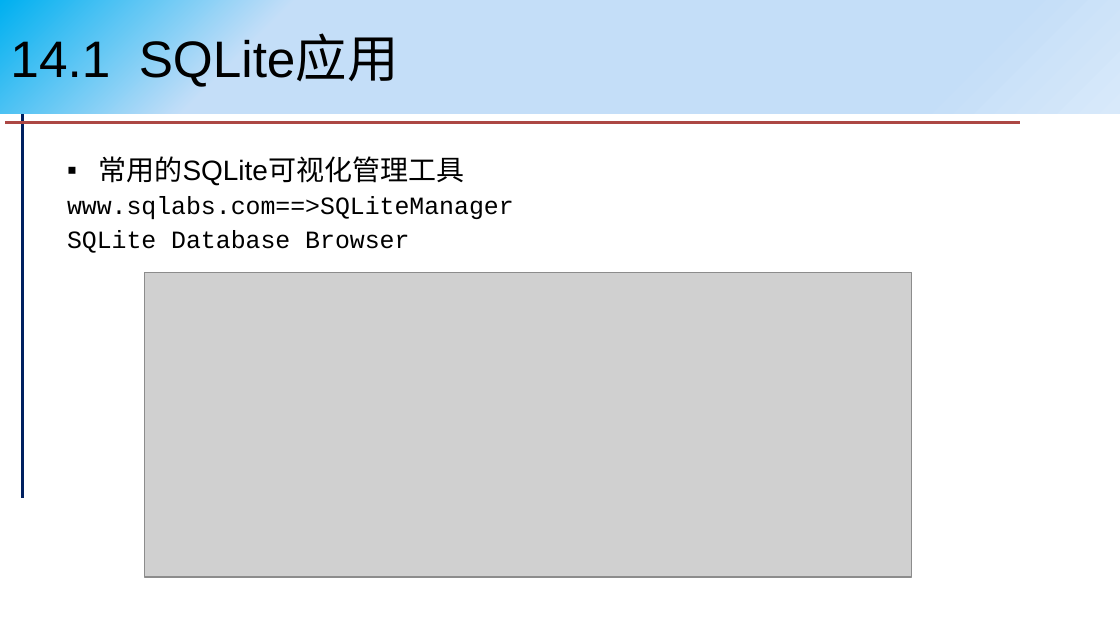
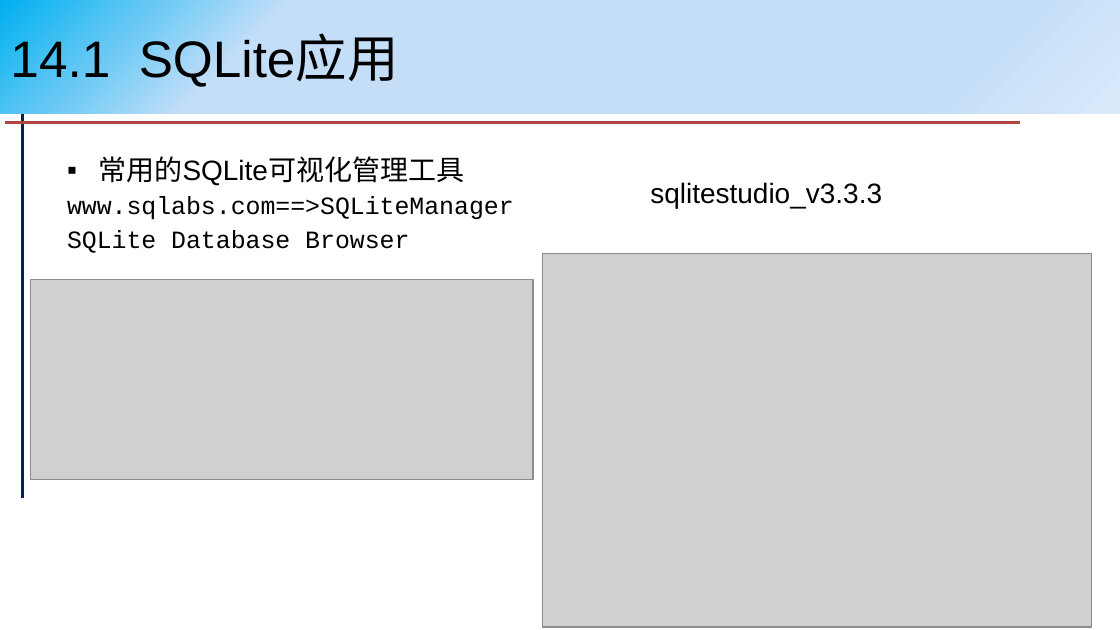
Before and after one commit to pengxj/PythonCourse, a slide deck: slide 8 of slides/第14章 数据库编程.pptx (slide 4 before the commit). Drawn at 1120x630 pixels with LibreOffice and Linux fonts; fonts in the diff are those of the drawing; grey boxes stand for pictures. Boxes give left, top, right and bottom in pixels: in the first picture for what was removed or moved away, otherwise in the second. Text is boxed around its words. In the diff, an @@ line names an element or a change of style, - is before the commit and + after.

```diff
--- a/slides/第14章 数据库编程.pptx
+++ b/slides/第14章 数据库编程.pptx
@@ text added at (650, 182, 882, 209), 18 pt, text #000000 @@
+sqlitestudio_v3.3.3
@@ picture added at (542, 253, 1091, 627) @@
@@ picture: place and size @@
-picture at (144, 272, 912, 577)
+picture at (31, 280, 533, 479)
```
Also in this commit, not shown: 5 other slides changed, 2 slides added, 10 slides removed, 1 other file.
